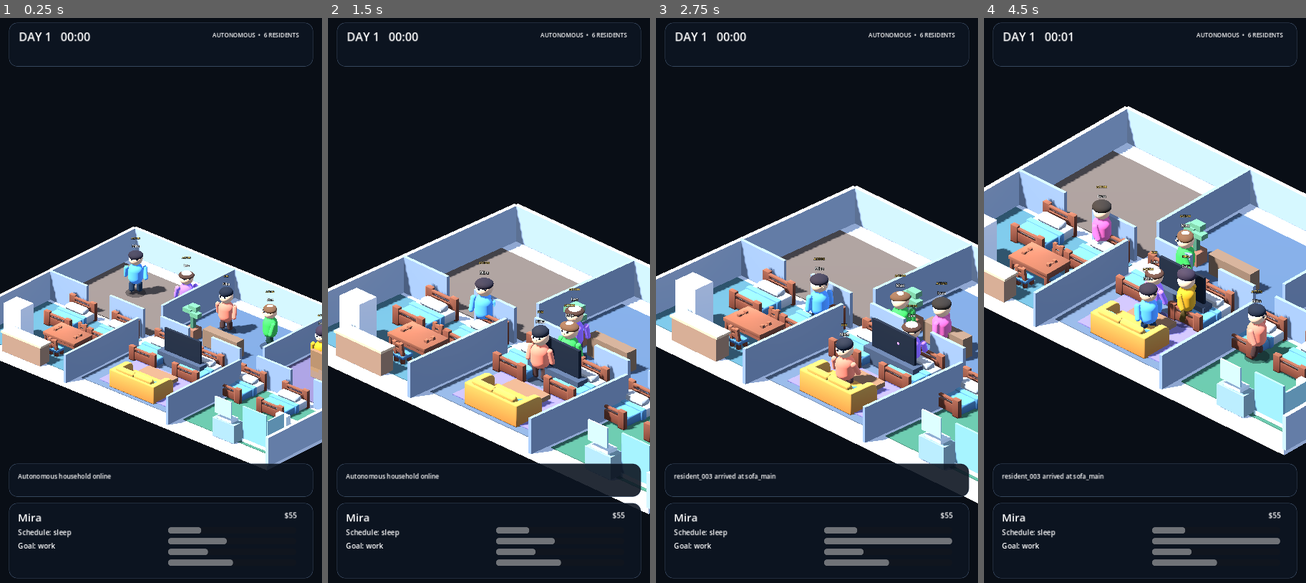
Above: before the commit, frames 1-4 (left to right).
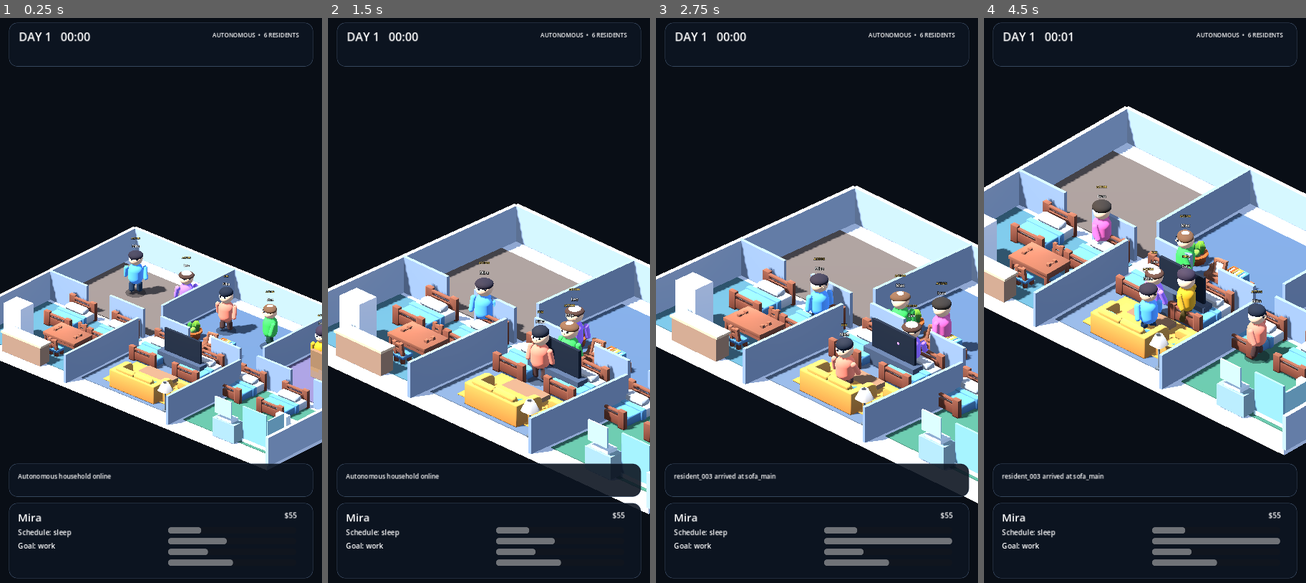
Above: after the commit, the same moments.

Repository: motomotoo2001-maker/lifebox-live
Game: Godot game, scene res://scenes/debug/visual_showcase.tscn
Same seed, same stepped clock (60 frames per second), same inputs: the game is played once before the commit and once after it. The project has no main scene, so this scene is started directly.
Inputs:
- Up to frame 1 (0.25 s): no input
- Up to frame 2 (1.5 s): no input
- Up to frame 3 (2.75 s): no input
- Up to frame 4 (4.5 s): no input

The runs differ from the first frame. In frame 1, 0.8% of the frame differs, in the area x 30-79%, y 50-70%; in frame 2, 1.0%; in frame 3, 0.9%; in frame 4, 1.6%, in the area x 29-90%, y 35-63%.

Commit message:
feat: dress living room and hall with KayKit props

Diff:
--- a/scripts/presentation/world/household_blockout.gd
+++ b/scripts/presentation/world/household_blockout.gd
@@ -235,13 +235,22 @@
 		)
 
 func _build_living_details() -> void:
-	_make_box(
-		furniture,
-		&"LivingRug",
-		Vector3(0.0, 0.035, 2.8),
-		Vector3(3.7, 0.045, 2.25),
-		Color("7b6fa8")
-	)
+	var has_vendor_rug := _add_vendor_mesh(
+		"rug_rectangle_stripes_A",
+		&"KayKitLivingRug",
+		Vector3(0.0, 0.01, 2.8),
+		0.0,
+		Vector3(1.18, 0.55, 1.0)
+	)
+	if not has_vendor_rug:
+		_make_box(
+			furniture,
+			&"LivingRug",
+			Vector3(0.0, 0.035, 2.8),
+			Vector3(3.7, 0.045, 2.25),
+			Color("7b6fa8")
+		)
+
 	_make_box(
 		furniture,
 		&"LivingCoffeeTable",
@@ -262,6 +271,21 @@
 		Vector3(0.0, 1.05, 1.05),
 		Vector3(1.9, 1.0, 0.1),
 		Color("17202c")
+	)
+
+	_add_vendor_mesh(
+		"armchair_pillows",
+		&"KayKitLivingArmchair",
+		Vector3(1.7, 0.0, 3.15),
+		-PI * 0.5,
+		Vector3(0.60, 0.60, 0.60)
+	)
+	_add_vendor_mesh(
+		"lamp_standing",
+		&"KayKitLivingLamp",
+		Vector3(1.85, 0.0, 4.15),
+		0.0,
+		Vector3(0.50, 0.50, 0.50)
 	)
 
 func _build_bedroom_details() -> void:
@@ -334,38 +358,43 @@
 	)
 
 func _build_hall_details() -> void:
-	_make_box(
-		furniture,
-		&"HallConsole",
-		Vector3(0.15, 0.42, -1.15),
-		Vector3(1.8, 0.72, 0.42),
-		Color("7f644e")
-	)
-	_make_box(
-		furniture,
-		&"HallPlantPot",
-		Vector3(-1.55, 0.24, -1.25),
-		Vector3(0.5, 0.46, 0.5),
-		Color("8d5f48")
-	)
-	_make_box(
-		furniture,
-		&"HallPlantStem",
-		Vector3(-1.55, 0.82, -1.25),
-		Vector3(0.16, 0.72, 0.16),
-		Color("47765a")
-	)
-	for offset in [
-		Vector3(-0.2, 1.18, 0.0),
-		Vector3(0.2, 1.12, 0.06),
-		Vector3(0.0, 1.32, -0.08),
-	]:
-		_make_box(
-			furniture,
-			StringName("HallLeaf_%s" % str(offset)),
-			Vector3(-1.55, 0.0, -1.25) + offset,
-			Vector3(0.42, 0.18, 0.28),
-			Color("5f956f")
+	var has_vendor_console := _add_vendor_mesh(
+		"shelf_B_large_decorated",
+		&"KayKitHallShelf",
+		Vector3(0.15, 0.12, -1.15),
+		0.0,
+		Vector3(0.90, 0.90, 0.90)
+	)
+	if not has_vendor_console:
+		_make_box(
+			furniture,
+			&"HallConsole",
+			Vector3(0.15, 0.42, -1.15),
+			Vector3(1.8, 0.72, 0.42),
+			Color("7f644e")
+		)
+
+	var has_vendor_plant := _add_vendor_mesh(
+		"cactus_medium_A",
+		&"KayKitHallPlant",
+		Vector3(-1.55, 0.0, -1.25),
+		0.0,
+		Vector3(0.90, 0.90, 0.90)
+	)
+	if not has_vendor_plant:
+		_make_box(
+			furniture,
+			&"HallPlantPot",
+			Vector3(-1.55, 0.24, -1.25),
+			Vector3(0.5, 0.46, 0.5),
+			Color("8d5f48")
+		)
+		_make_box(
+			furniture,
+			&"HallPlantStem",
+			Vector3(-1.55, 0.82, -1.25),
+			Vector3(0.16, 0.72, 0.16),
+			Color("47765a")
 		)
 
 func _build_yard_details() -> void:
